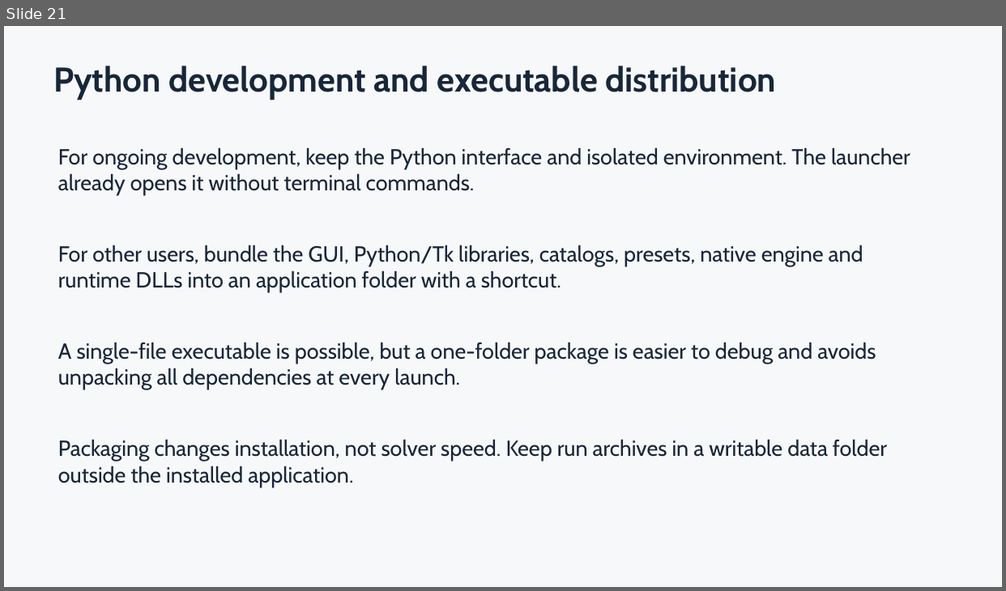
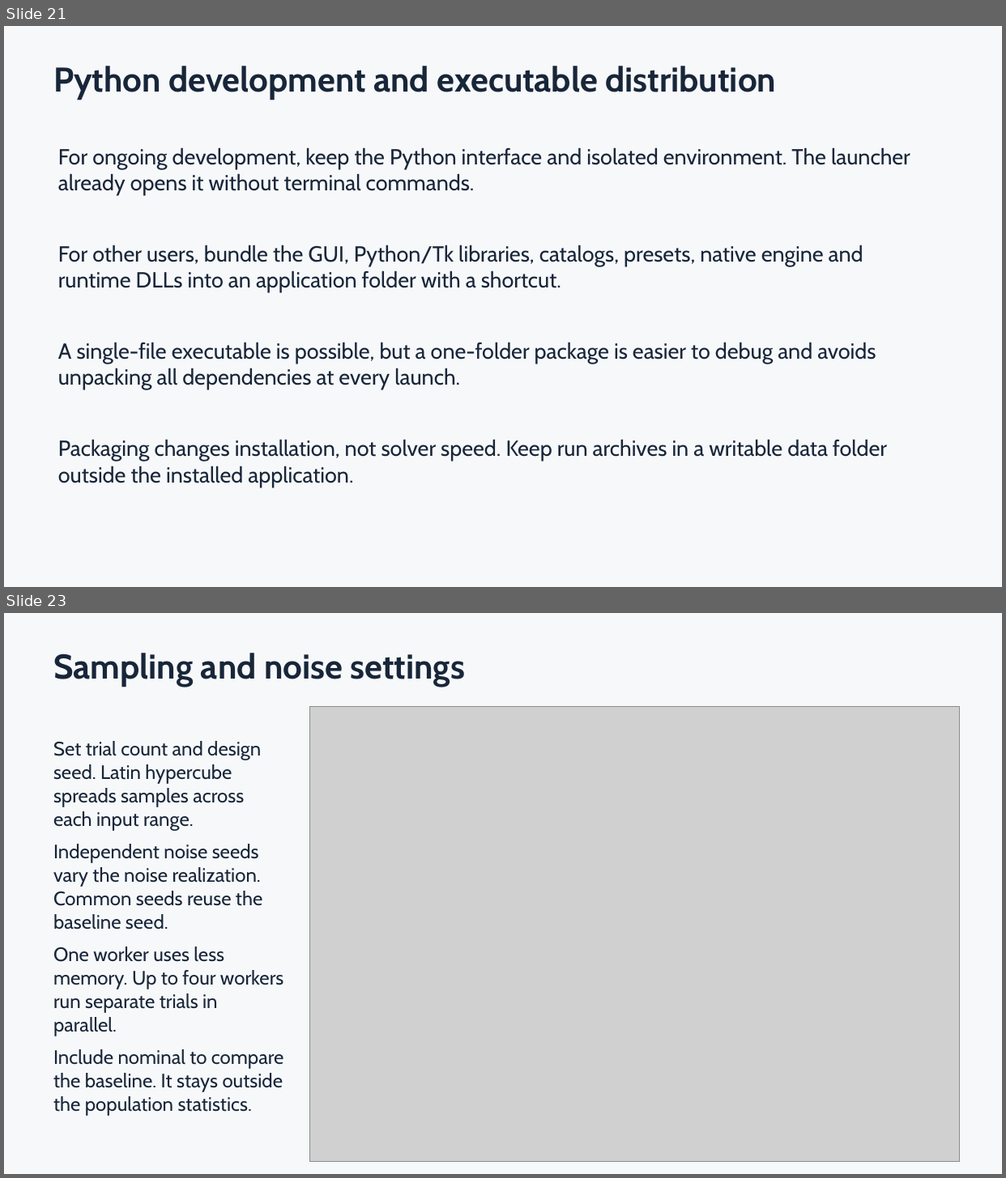
Before and after one commit to MorganSlap/UCI_FWMAV_Flight_Control_Simulation_and_Development, a slide deck: DesktopSIL/docs/Desktop_SIL_Walkthrough.pptx. Shown one above the other, each under a label of ours: slide 21 before the commit, slides 21 and 23 after it; the slides between them are not shown. The pictures are 1006x591 and 1006x1178 pixels, drawn with LibreOffice and Linux fonts; fonts in the diff are those of the drawing; grey boxes stand for pictures. Boxes give left, top, right and bottom in pixels: in the first picture for what was removed or moved away, otherwise in the second. Text is boxed around its words. In the diff, an @@ line names an element or a change of style, - is before the commit and + after.

```diff
--- a/DesktopSIL/docs/Desktop_SIL_Walkthrough.pptx
+++ b/DesktopSIL/docs/Desktop_SIL_Walkthrough.pptx
@@ slide 23 added at [4,613,1002,1174], background #F7F8FA @@
@@ text added at [53,653,465,687], 33 pt, text #182639, bold @@
+Sampling and noise settings
@@ picture added at [309,707,960,1161] @@
@@ text added at [53,741,261,831], 18.8 pt, text #182639 @@
+Set trial count and design seed. Latin hypercube spreads samples across each input range.
@@ text added at [53,844,262,930], 18.8 pt, text #182639 @@
+Independent noise seeds vary the noise realization. Common seeds reuse the baseline seed.
@@ text added at [53,947,283,1037], 18.8 pt, text #182639 @@
+One worker uses less memory. Up to four workers run separate trials in parallel.
@@ text added at [53,1050,284,1116], 18.8 pt, text #182639 @@
+Include nominal to compare the baseline. It stays outside the population statistics.
```
Also in this commit, not shown: 4 slides changed, 10 other slides added, 1 other file.
